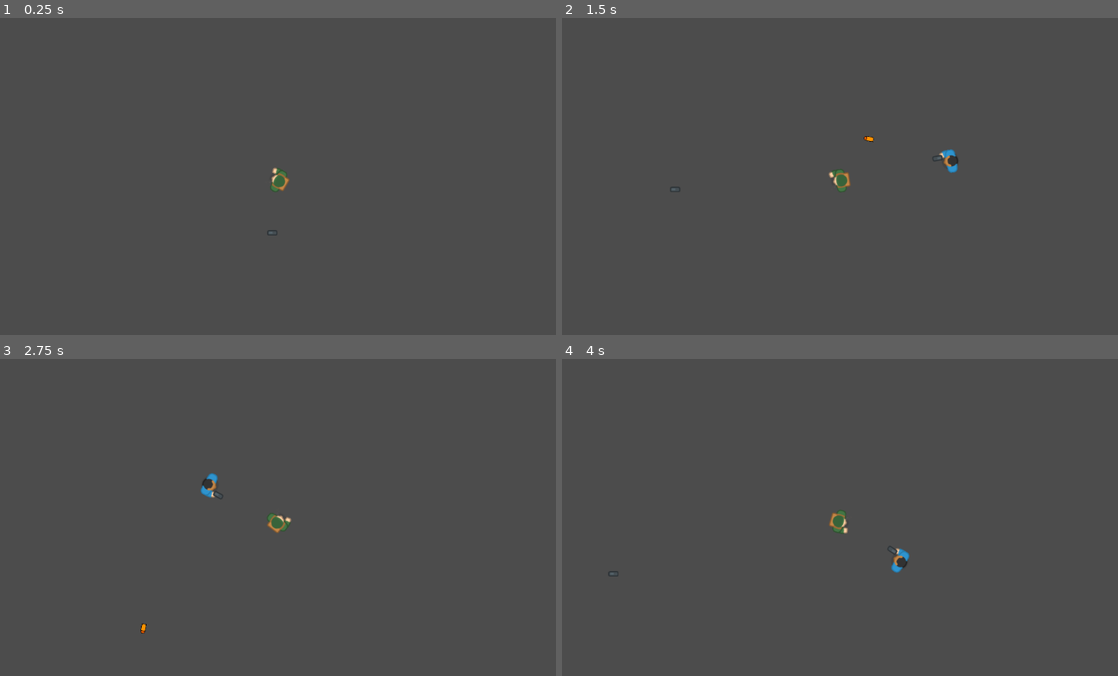
Above: before the commit, frames 1-4 (two rows, left to right).
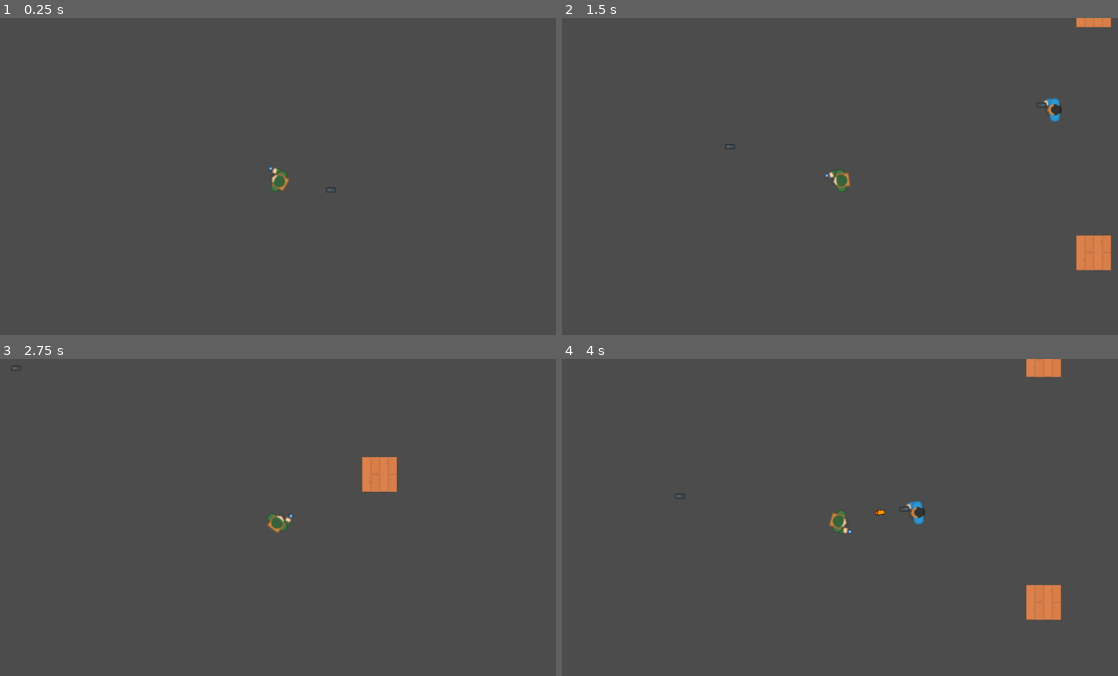
Above: after the commit, the same moments.

Repository: SeanKuehl/Project-Value
Game: Godot game, scene res://Levels/LevelOne.tscn
Same seed, same stepped clock (60 frames per second), same inputs: the game is played once before the commit and once after it. The engine's default icon, where the game draws it, is replaced by a stand-in: a white triangle on a blue panel in a dark square.
Inputs (mouse positions are in pixels of both pictures, inside the frame that each line leads up to):
- Up to frame 1 (0.25 s): no input
- Up to frame 2 (1.5 s): tap Enter at 0.5 s; move the mouse to (962, 163) at 0.52 s; hold D (RIGHT) 0.53-1.28 s; tap Q (DROP) at 0.6 s; tap Space (SHOOT) at 0.8, 1.35 s; move the mouse to (728, 195) at 1.27 s; hold S (DOWN) from 1.28 s (still down)
- Up to frame 3 (2.75 s): tap Q (DROP) at 1.55, 2.1 s; move the mouse to (333, 450) at 2.02 s; release S (DOWN) at 2.03 s; hold D (RIGHT) from 2.03 s (still down); tap Space (SHOOT) at 2.3 s
- Up to frame 4 (4 s): move the mouse to (812, 587) at 2.77 s; release D (RIGHT) at 2.78 s; hold W (UP) 2.78-3.53 s; tap E (PICKUP) at 2.85 s; tap Q (DROP) at 3.05 s; move the mouse to (1006, 571) at 3.52 s; hold A (LEFT) from 3.53 s (still down); tap Space (SHOOT) at 3.6 s

The runs differ from the first frame. In frame 1, less than 0.1% of the frame differs, in the area x 48-61%, y 46-69%; in frame 2, 1.3%; in frame 3, 0.9%; in frame 4, 1.4%, in the area x 8-90%, y 0-83%.
Error before the commit: Invalid call. Nonexistent function 'Drop' in base 'int'. (res://Player/Player.gd:94)

Commit message:
next step is to add a HUD and a GAME OVER screen when you die. Remember to consider checkpoints when making the start over system

Diff:
--- a/Bullets/Bullet.gd
+++ b/Bullets/Bullet.gd
@@ -26,6 +26,6 @@
 
 		#deal the bullets damage to the enemy
 	if entity.is_in_group("Player"):
-		pass
+		entity.I_Got_Hit(damage)
 		#maybe deal damage to player, or maybe have different bullets for enemies
 	queue_free()	#destroy the bullet if it collided with a wall
--- a/Bullets/KnifeBullet.tscn
+++ b/Bullets/KnifeBullet.tscn
@@ -21,7 +21,7 @@
 shape = SubResource( 1 )
 
 [node name="ExistenceTimer" type="Timer" parent="."]
-wait_time = 0.5
+wait_time = 0.1
 one_shot = true
 
 [connection signal="body_entered" from="." to="." method="_on_Area2D_body_entered"]
--- a/Enemies/Enemy.gd
+++ b/Enemies/Enemy.gd
@@ -24,12 +24,21 @@
 var distanceToPlayer = 0
 var spotPlayerDistance = 200	#this is the distance at which the player is spotted
 
+
+
+var usingSimpleAI = true	#if using simpleAI rotation will happen, if rotation is set it will effect all other AI movement
+
 #I will hard code what bullets/guns the enemies use so that I can customize it
 #to the enemy without having to also balance things for the player
 #maybe have enemy bullets but not enemy weapons
 
 func _ready():
-	rotation = rand_range(0, 2*PI)
+	if usingSimpleAI:
+		rotation = rand_range(0, 2*PI)
+	else:
+		pass
+
+
 
 
 #I'll also need some kind of die function
@@ -79,6 +88,56 @@
 	#i've looked up lots of fixes but none of them seem to work!
 	#b.transform = $EnemyMuzzle.global_transform	#this will spawn the bullet at the point Muzzle found on the player
 
+func UpAndDownPatrollingAI(delta):
+
+	#like the simple AI, but instead of walking around randomly,
+	#they walk up and down(like in a halway/patrolling) until they either see the player
+	#or are shot
+
+
+
+
+	velocity = transform.x * speed	#this is fine unless it spots the player
+	distanceToPlayer = DistanceToPlayer(player.position, position)
+	#print(distanceToPlayer)
+	#replace with upon detection
+
+
+	if distanceToPlayer <= spotPlayerDistance or IGotShot == true:
+		playerDetected = true
+
+	else:
+		playerDetected = false
+
+
+	#make function that does below:(remember what an exponent really is for ^1/2)
+
+	if playerDetected:
+		#go towards the player
+		look_at(player.position)
+		velocity = transform.x * chaseSpeed	#change velocity to use chase speed
+
+
+		if shootTimer.is_stopped():
+			shoot()
+
+		var collision = move_and_collide(velocity * delta)
+
+	else:
+		#walk around aimlessly
+		var collision = move_and_collide(velocity * delta)
+		if collision:
+			speed = speed * -1
+
+			if speed < 0:
+				enemySprite.set_flip_h(true)
+			else:
+				enemySprite.set_flip_h(false)
+
+
+			velocity.y += speed
+			velocity = move_and_collide(velocity * delta)
+
 
 func SimpleAI(delta):
 
@@ -109,7 +168,7 @@
 		var collision = move_and_collide(velocity * delta)
 
 	else:
-		#walk around aimlessly
+		#patrol
 		var collision = move_and_collide(velocity * delta)
 		if collision:
 			velocity = velocity.bounce(collision.normal).rotated(rand_range(-PI/4, PI/4))
--- a/Levels/LevelOne.tscn
+++ b/Levels/LevelOne.tscn
@@ -1,16 +1,23 @@
-[gd_scene load_steps=4 format=2]
+[gd_scene load_steps=5 format=2]
 
 [ext_resource path="res://Player/Player.tscn" type="PackedScene" id=1]
 [ext_resource path="res://Enemies/Enemy.tscn" type="PackedScene" id=2]
 [ext_resource path="res://DroppedWeapons/DroppedWeapon.tscn" type="PackedScene" id=3]
+[ext_resource path="res://TileSets/BasicTileSet.tres" type="TileSet" id=4]
 
 [node name="LevelOne" type="Node2D"]
 
 [node name="Area2D" parent="." instance=ExtResource( 3 )]
-position = Vector2( 184, 274 )
+position = Vector2( -61.7954, 284.595 )
 
 [node name="Player" parent="." instance=ExtResource( 1 )]
-position = Vector2( 194.437, 177.747 )
+position = Vector2( -159.195, 267.357 )
 
 [node name="KinematicBody2D" parent="." instance=ExtResource( 2 )]
-position = Vector2( 804.813, 223.417 )
+position = Vector2( 608.487, 215.866 )
+rotation = -1.5708
+
+[node name="TileMap" type="TileMap" parent="."]
+tile_set = ExtResource( 4 )
+format = 1
+tile_data = PoolIntArray( 9, 5, 0, 458761, 5, 0 )
--- a/Player/Player.gd
+++ b/Player/Player.gd
@@ -7,12 +7,20 @@
 
 var velocity = Vector2.ZERO
 
+var playerHealth = 100
+
+onready var playerSprite = $soldier1_single_hand
+onready var blinkTimer = $BlinkTimer
+
 var playerWeapon = 0
 var playerWantsToPickupWeapon = false
-var knife = load("res://Weapons/Knife.tscn")
+var defaultWeapon = load("res://Weapons/Knife.tscn")
+var defaultWeaponEquipped = true
 
 func _ready():
-	pass
+	#if I wanted to give player a weapon from the start I could set
+	#defaultweaponequipped to false and put the pistol or something below
+	EquipWeapon(defaultWeapon.instance())
 	#example = preload("res://Weapons/Weapon.tscn").instance()
 
 	#example.global_position.x - example.GetPlayerHandOffset() = $GunPosition.position
@@ -57,12 +65,27 @@
 
 func PlayerPickupWeapon(weapon):
 	if playerWantsToPickupWeapon:
+		if defaultWeaponEquipped == true:
+			defaultWeaponEquipped = false
+			#unequip the default weapon
+			UnequipDefault(playerWeapon)
 		EquipWeapon(weapon)
 		return true
 	else:
 		return false
 		#don't pickup weapon
 
+func I_Got_Hit(damage):
+	playerHealth -= damage
+	if playerHealth <= 0:
+		pass
+		#do death, go to game over screen
+	else:
+
+		#do damage
+	#set_modulate(Color(0,1,0))
+		playerSprite.set_modulate(Color(59,2,2))
+		blinkTimer.start()
 
 
 func get_input():
@@ -90,9 +113,13 @@
 	if Input.is_action_just_released("PICKUP"):
 		playerWantsToPickupWeapon = false
 	if Input.is_action_just_pressed("DROP"):
+		if defaultWeaponEquipped == true:
+			pass
+		else:
+			defaultWeaponEquipped = true
+			playerWeapon.Drop()
+			EquipWeapon(defaultWeapon.instance())
 
-		playerWeapon.Drop()
-		EquipWeapon(knife)
 		#put in backup plan here so player is never defensless
 		#add the backup plan weapon to player
 
@@ -102,8 +129,13 @@
 
 	velocity = velocity.normalized() * speed
 
+func UnequipDefault(weapon):
+	weapon.queue_free()
 
 func _physics_process(delta):
+	if blinkTimer.is_stopped():
+		playerSprite.set_modulate(Color(1,1,1,1))
+
 	look_at(get_global_mouse_position())
 	get_input()
 	velocity = move_and_slide(velocity)
--- a/Player/Player.tscn
+++ b/Player/Player.tscn
@@ -23,3 +23,7 @@
 
 [node name="Camera2D" type="Camera2D" parent="."]
 current = true
+
+[node name="BlinkTimer" type="Timer" parent="."]
+wait_time = 0.2
+one_shot = true
--- a/Weapons/Knife.gd
+++ b/Weapons/Knife.gd
@@ -31,9 +31,9 @@
 	if coolDown.is_stopped():
 		shootSound.play()
 
-		#var newBullet = bullet.instance()
-		#newBullet.transform = gunMuzzle.global_transform
-		#get_tree().current_scene.add_child(newBullet)
+		var newBullet = bullet.instance()
+		newBullet.transform = gunMuzzle.global_transform
+		get_tree().current_scene.add_child(newBullet)
 
 		coolDown.start()
 
--- a/Weapons/Knife.tscn
+++ b/Weapons/Knife.tscn
@@ -1,18 +1,27 @@
-[gd_scene load_steps=2 format=2]
+[gd_scene load_steps=3 format=2]
 
 [ext_resource path="res://Weapons/Knife.gd" type="Script" id=1]
+[ext_resource path="res://icon.png" type="Texture" id=2]
 
 [node name="KinematicBody2D" type="KinematicBody2D"]
 script = ExtResource( 1 )
 
 [node name="Sprite" type="Sprite" parent="."]
 
+[node name="icon" type="Sprite" parent="Sprite"]
+position = Vector2( -0.00778866, -0.0207686 )
+scale = Vector2( 0.129541, 0.129541 )
+texture = ExtResource( 2 )
+
 [node name="AttackCooldown" type="Timer" parent="."]
+one_shot = true
 
 [node name="ReloadCooldown" type="Timer" parent="."]
+one_shot = true
 
 [node name="ShootSound" type="AudioStreamPlayer" parent="."]
 
 [node name="ReloadSound" type="AudioStreamPlayer" parent="."]
 
 [node name="Muzzle" type="Position2D" parent="."]
+position = Vector2( 12.4473, -0.0589924 )
--- a/Weapons/Weapon.gd
+++ b/Weapons/Weapon.gd
@@ -3,7 +3,7 @@
 
 var bullet = load("res://Bullets/Bullet.tscn")
 var droppedVersion = load("res://DroppedWeapons/DroppedWeapon.tscn")	#this must be nothing for now to avoid a cyclic reference, see Drop() for where it's actually put
-var displayName = "testing pistol"
+var displayName = "pistol"
 var ammoInClip = 5	#this is how much ammo the weapon can shoot before it has to reload
 var ammoInPool = 25	#this is how much ammo the weapon can shoot before you run out of ammo
 var maxAmmoInClip = 5
